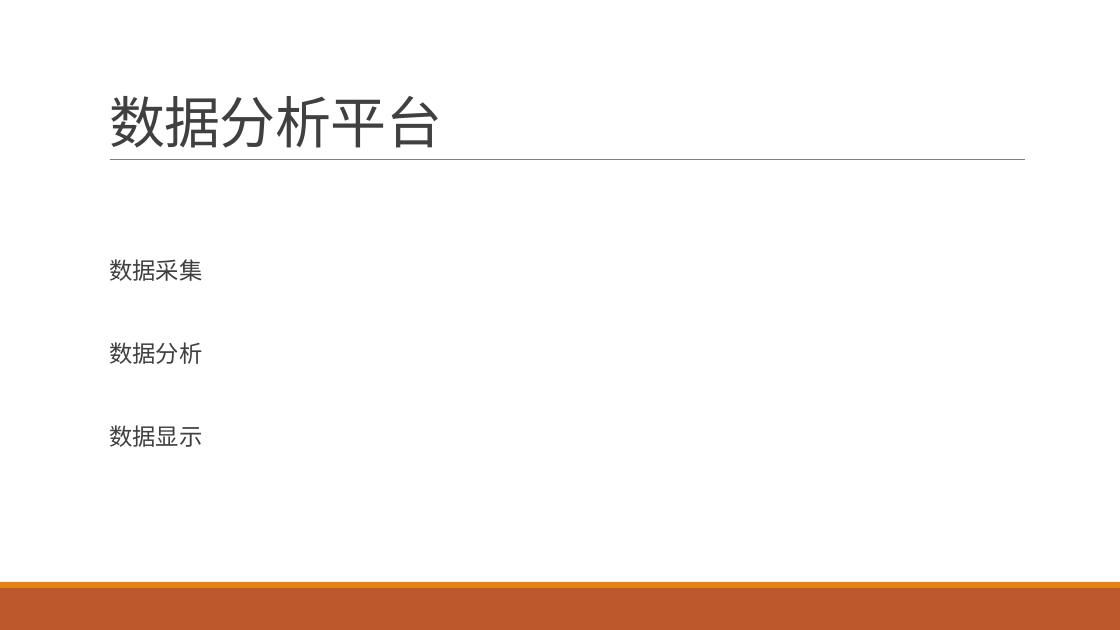
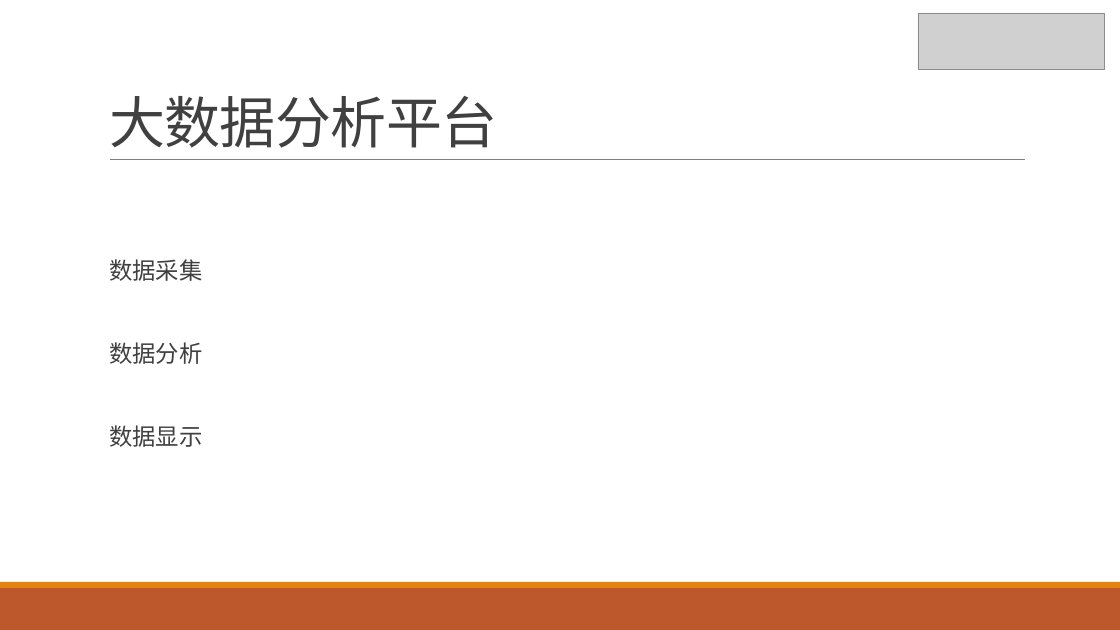
Before and after one commit to yaohan/GoToSchool, a slide deck: slide 5 of IBM-spark/IT Analytics-姚晗-5.8.pptx. Drawn at 1120x630 pixels with LibreOffice and Linux fonts; fonts in the diff are those of the drawing; grey boxes stand for pictures. Boxes give left, top, right and bottom in pixels: in the first picture for what was removed or moved away, otherwise in the second. Text is boxed around its words. In the diff, an @@ line names an element or a change of style, - is before the commit and + after.

```diff
--- a/IBM-spark/IT Analytics-姚晗-5.8.pptx
+++ b/IBM-spark/IT Analytics-姚晗-5.8.pptx
@@ picture added at (918, 13, 1105, 70) @@
@@ title at (109, 96, 497, 148): text changed @@
-数据分析平台
+大数据分析平台
```
Also in this commit, not shown: 8 other slides changed.
